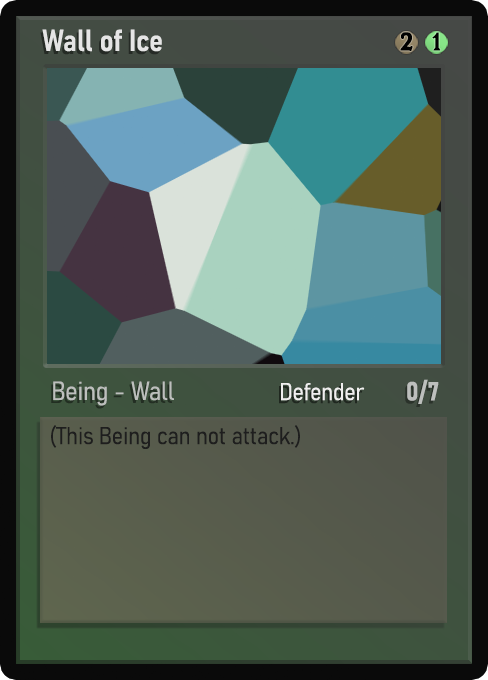
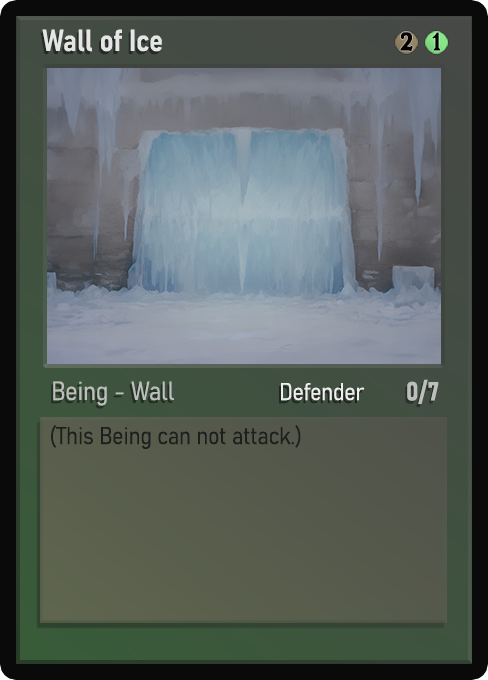
Before/after of a w=488, h=680 layered artwork. What changed in the layer stack:
painted on "Name" over [left=64, top=29, right=162, bottom=52]
painted on "AtkDef" over [left=411, top=383, right=417, bottom=397]
painted on "Class" over [left=53, top=381, right=160, bottom=405]
painted on "Ability" over [left=289, top=383, right=354, bottom=401]
painted on "Desc_norm" over [left=51, top=425, right=301, bottom=449]
painted on "Artwork" over [left=47, top=68, right=441, bottom=364]
